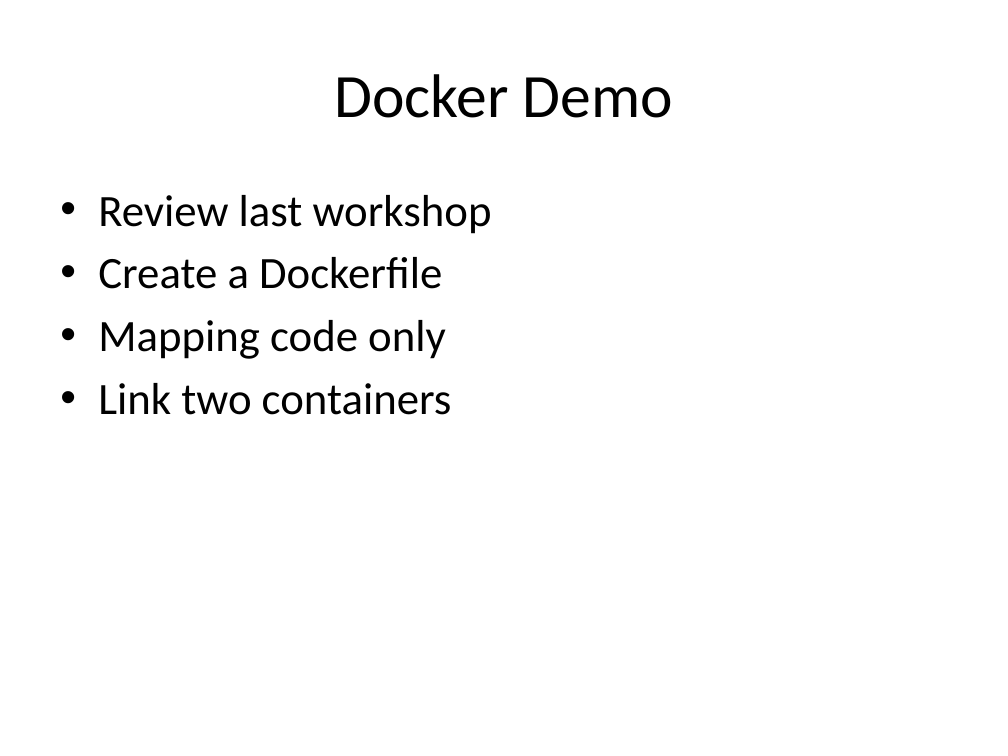
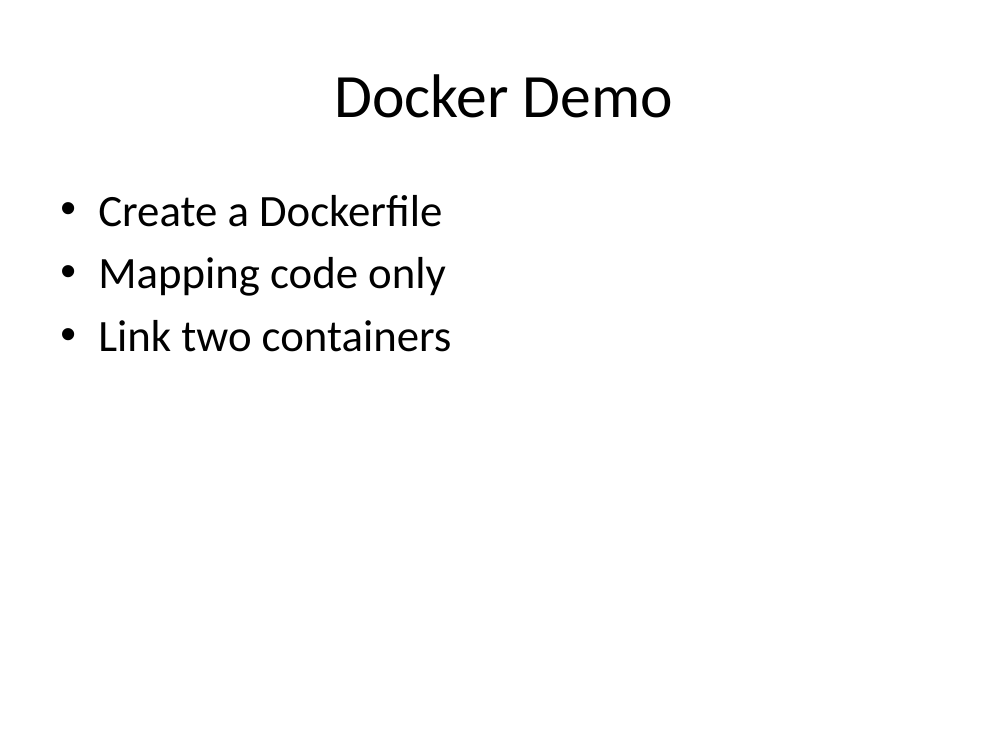
Before and after one commit to wrasdf/ddd-workshop, a slide deck: slide 5 of day-3/ddd-3.pptx (slide 4 before the commit). Drawn at 1008x756 pixels with LibreOffice and Linux fonts; fonts in the diff are those of the drawing. Boxes give left, top, right and bottom in pixels: in the first picture for what was removed or moved away, otherwise in the second. Text is boxed around its words. In the diff, an @@ line names an element or a change of style, - is before the commit and + after.

```diff
--- a/day-3/ddd-3.pptx
+++ b/day-3/ddd-3.pptx
@@ text at [98, 195, 492, 234]: paragraph removed @@
-• Review last workshop
```
Also in this commit, not shown: 2 other slides changed, 1 slide added, 1 other file.
